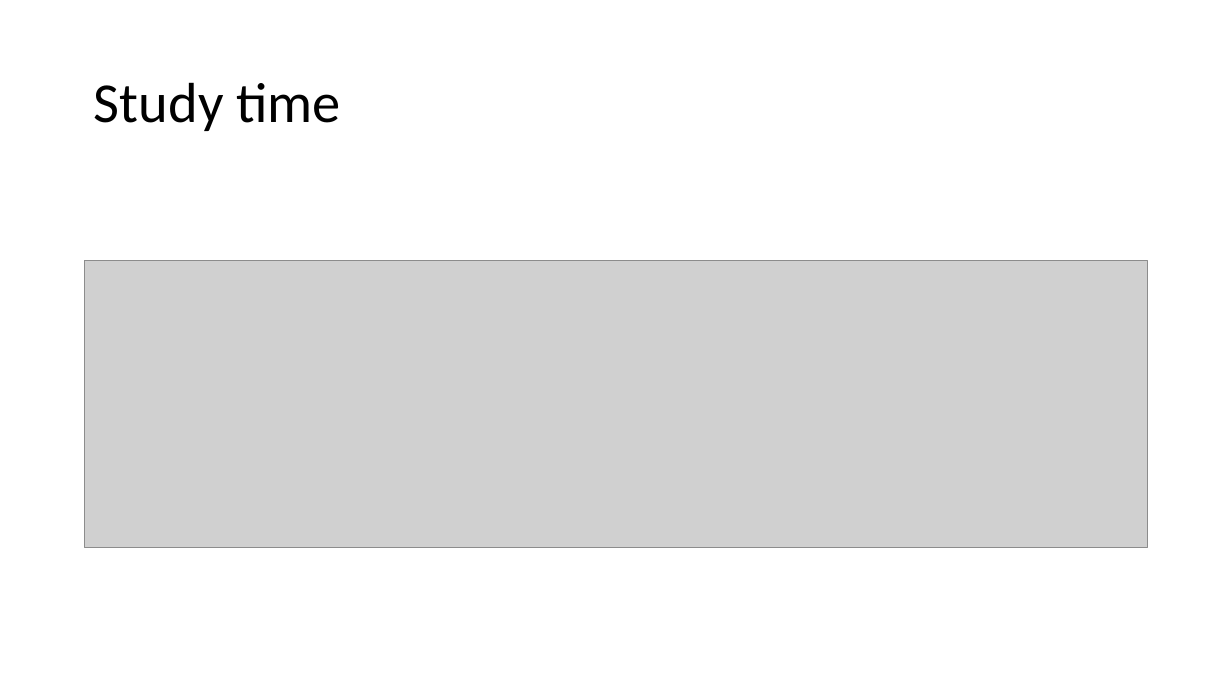
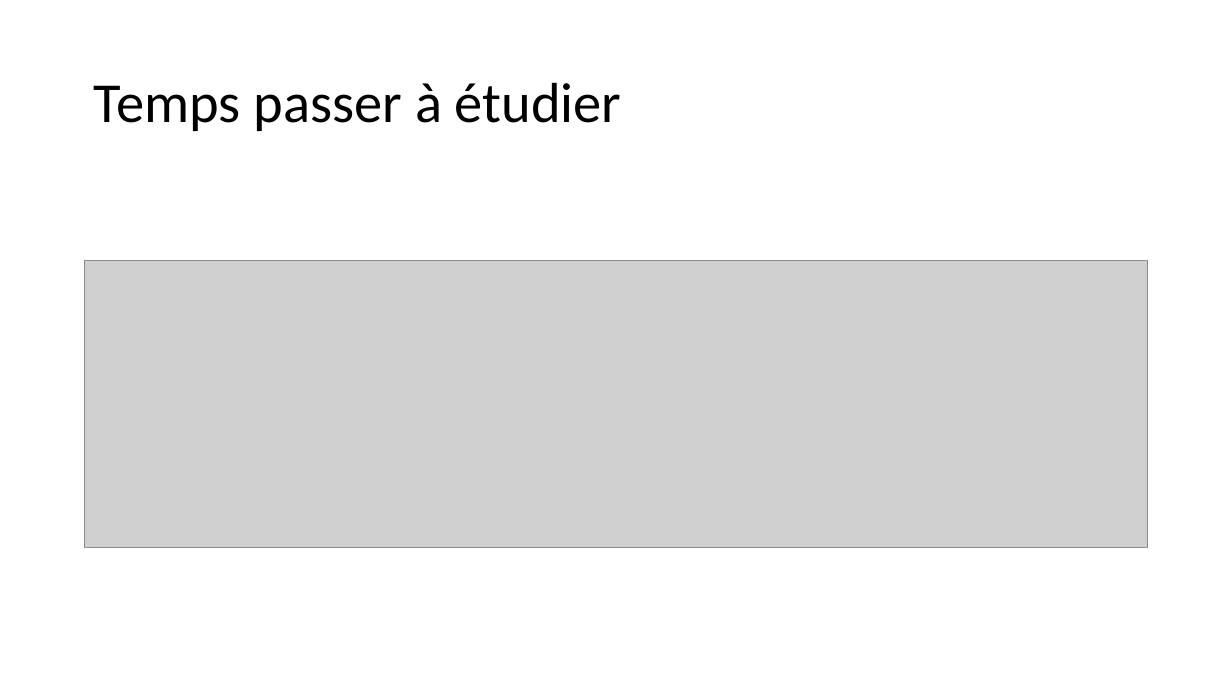
Before and after one commit to QvHub/student_alcohol_consumption, a slide deck: slide 31 of maya_khaled_quentin_alcool_et_jeunes.pptx. Drawn at 1232x693 pixels with LibreOffice and Linux fonts; fonts in the diff are those of the drawing; grey boxes stand for pictures. Boxes give left, top, right and bottom in pixels: in the first picture for what was removed or moved away, otherwise in the second. Text is boxed around its words. In the diff, an @@ line names an element or a change of style, - is before the commit and + after.

```diff
--- a/maya_khaled_quentin_alcool_et_jeunes.pptx
+++ b/maya_khaled_quentin_alcool_et_jeunes.pptx
@@ title at (94, 82, 622, 131): text changed @@
-Study time
+Temps passer à étudier
```
Also in this commit, not shown: 16 other slides changed.
